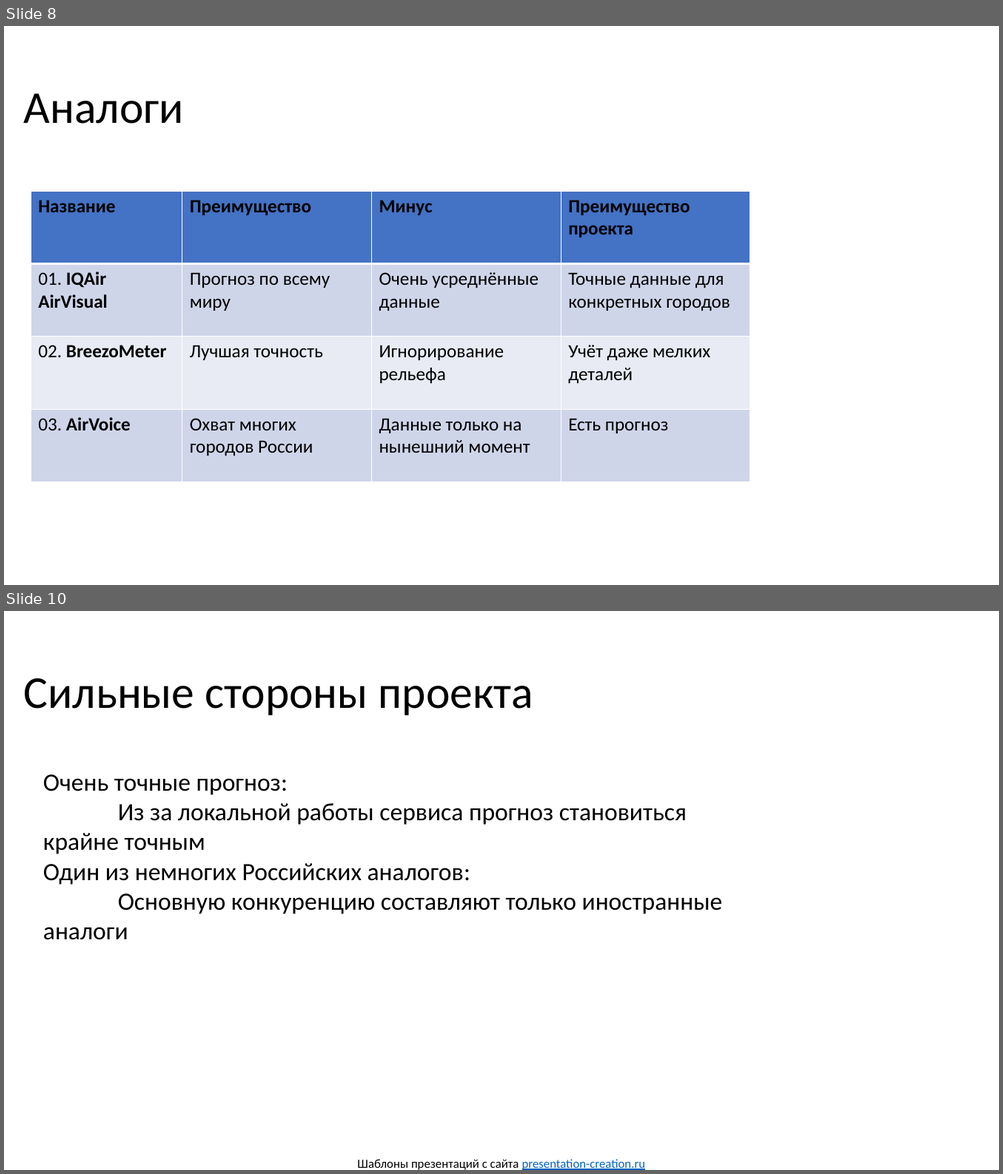
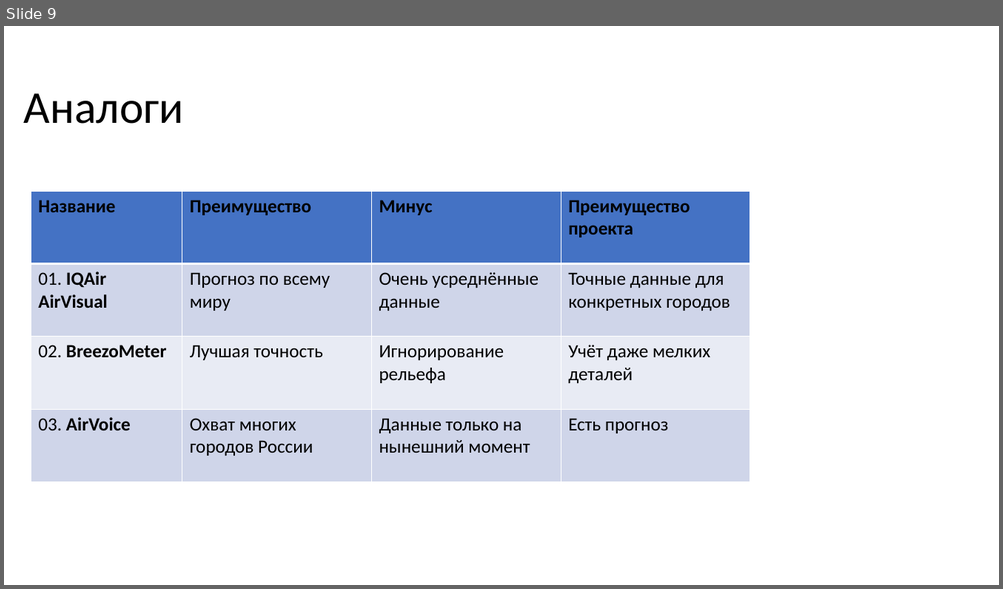
Before and after one commit to RaneKup/AQIbot, a slide deck: Air Project.pptx. Shown one above the other, each under a label of ours: slides 8 and 10 before the commit, slide 9 after it; the slides between them are not shown. The pictures are 1003x1174 and 1003x589 pixels, drawn with LibreOffice and Linux fonts; fonts in the diff are those of the drawing; background and template pictures are left out. Boxes give left, top, right and bottom in pixels: in the first picture for what was removed or moved away, otherwise in the second. Text is boxed around its words. In the diff, an @@ line names an element or a change of style, - is before the commit and + after.

```diff
--- a/Air Project.pptx
+++ b/Air Project.pptx
@@ slide 10 removed at bbox=[4, 611, 999, 1170], background picture (left out) @@
@@ title removed at bbox=[24, 678, 533, 715] @@
-Сильные стороны проекта
@@ text removed at bbox=[43, 775, 723, 940] @@
-Очень точные прогноз:
-Из за локальной работы сервиса прогноз становиться крайне точным
-Один из немногих Российских аналогов:
-Основную конкуренцию составляют только иностранные аналоги
@@ text removed at bbox=[357, 1159, 646, 1170] @@
-Шаблоны презентаций с сайта presentation-creation.ru
@@ what was slide 8 is now slide 9 @@
```
Also in this commit, not shown: 4 slides changed, 1 slide added, 1 other slide removed.
